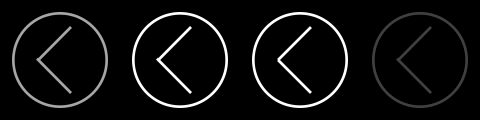
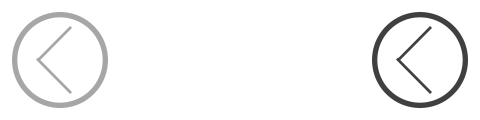
Layers edited between the first and the second 480 × 120 image:
painted on "椭圆 1" over [14, 14, 106, 106]
painted on "椭圆 2" over [134, 14, 226, 106]
painted on "椭圆3" over [254, 14, 346, 106]
painted on "椭圆 4" over [374, 14, 466, 106]
hid "背景" over [0, 0, 480, 120]
